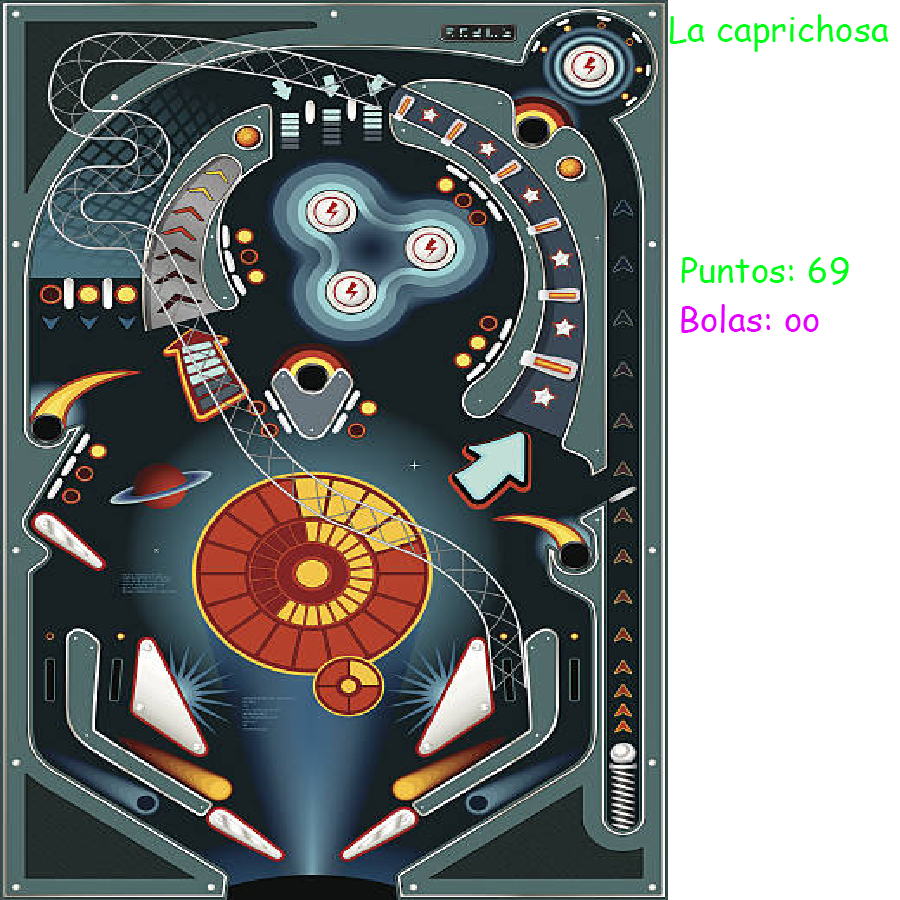
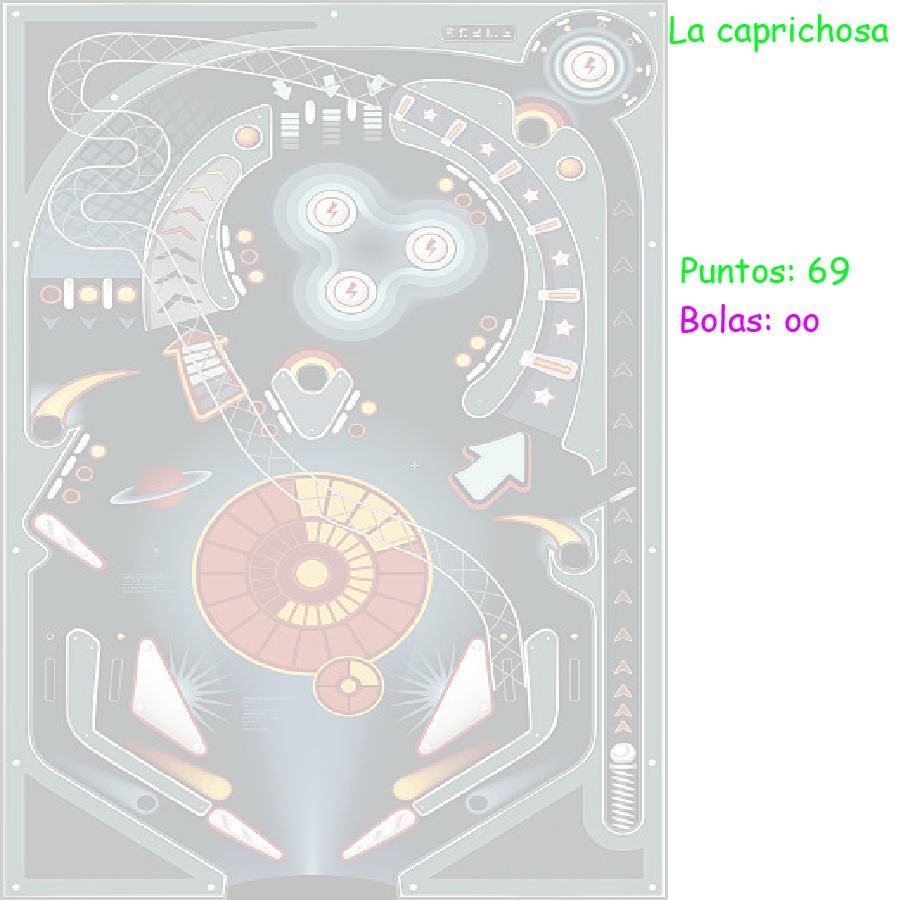
Before/after of a 900 × 900 layered artwork. What changed in the layer stack:
"Capa 1": opacity 100% → 25% over [0, 0, 668, 900]
hid "Fondo" over [0, 0, 889, 900]
